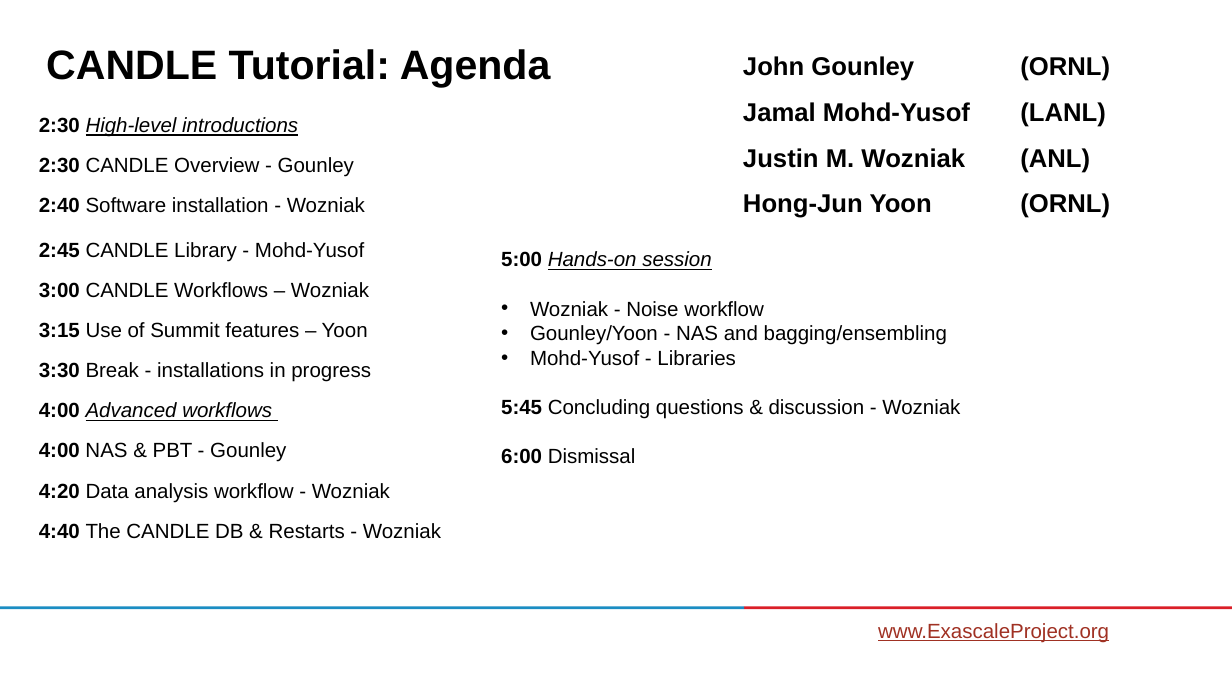
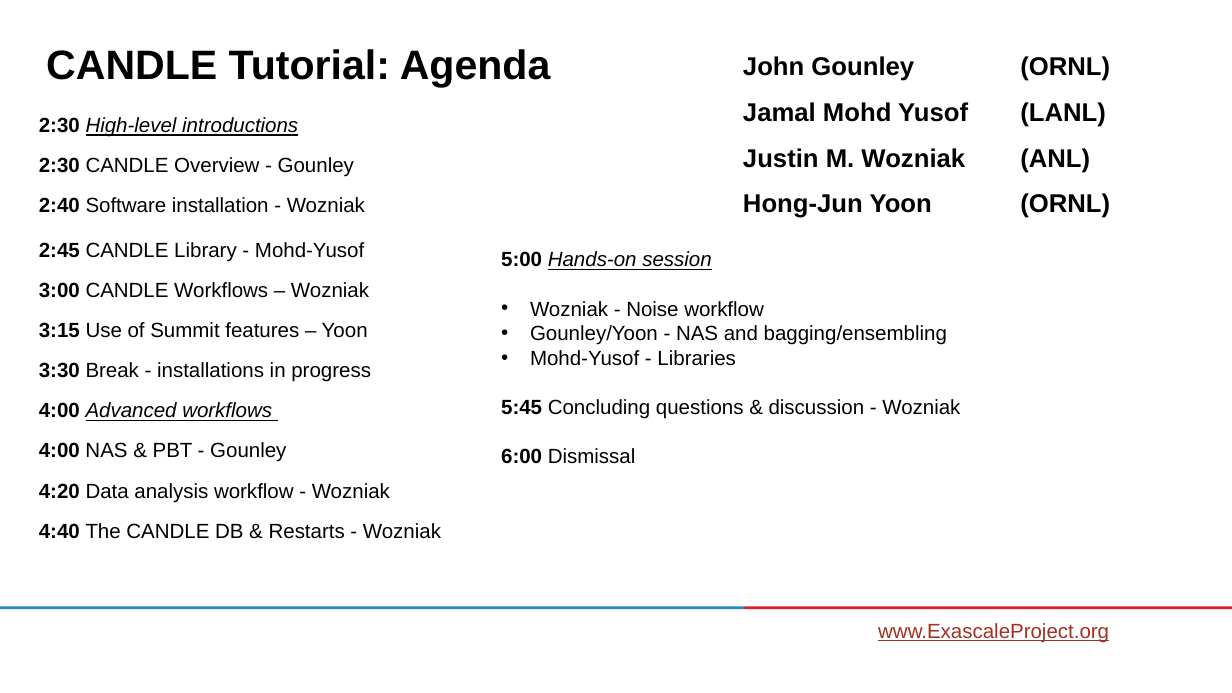
Before and after one commit to ECP-CANDLE/Tutorials, a slide deck: slide 1 of 2020/ECP/slides/00-agenda.pptx. Drawn at 1232x693 pixels with LibreOffice and Linux fonts; fonts in the diff are those of the drawing; background and template pictures are left out. Boxes give left, top, right and bottom in pixels: in the first picture for what was removed or moved away, otherwise in the second. Text is boxed around its words. In the diff, an @@ line names an element or a change of style, - is before the commit and + after.

Commit message:
Latest PDF source

```diff
--- a/2020/ECP/slides/00-agenda.pptx
+++ b/2020/ECP/slides/00-agenda.pptx
@@ subtitle at (743, 102, 1106, 127): text changed @@
-Jamal Mohd-Yusof (LANL)
+Jamal Mohd Yusof (LANL)
```
